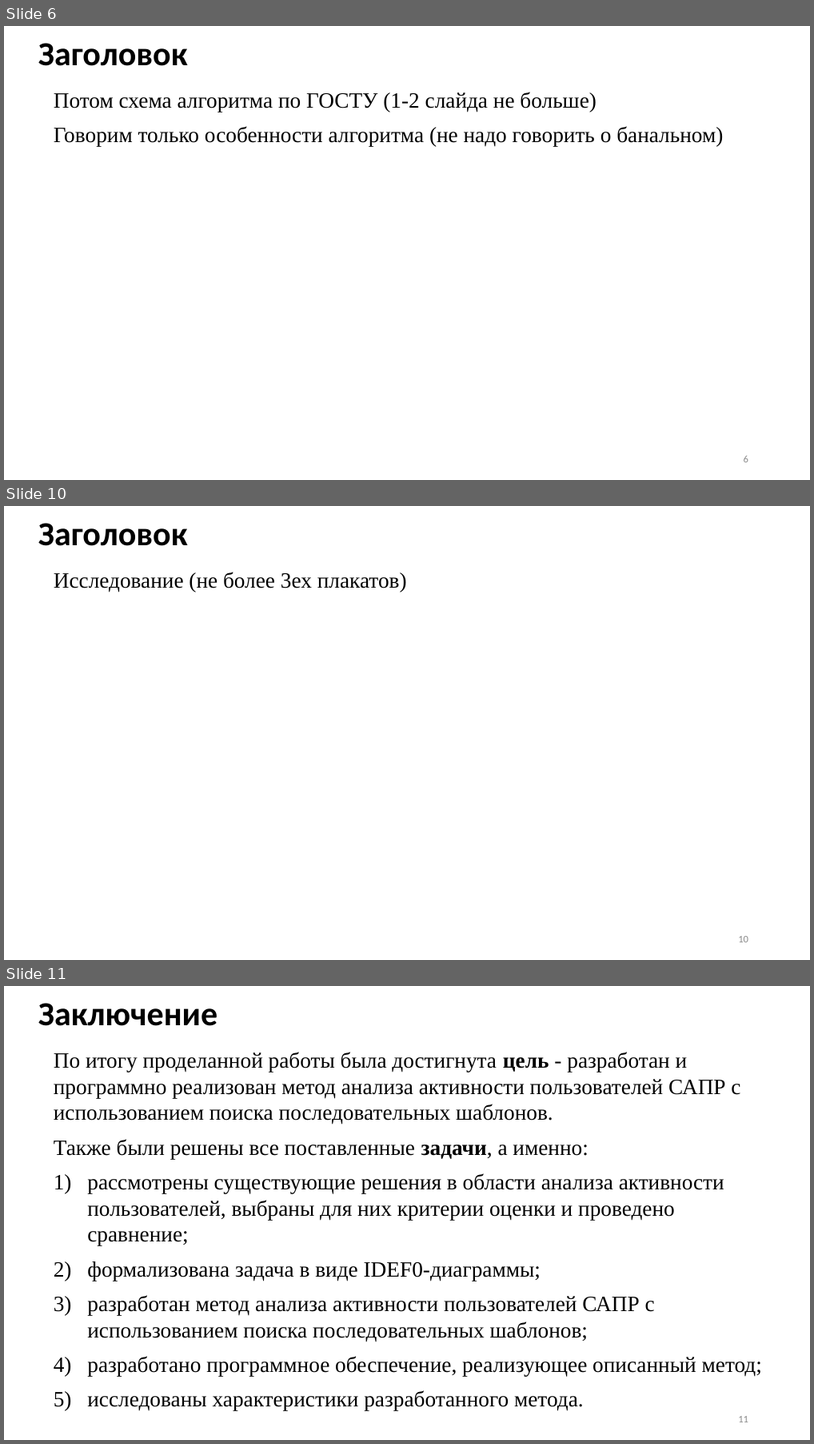
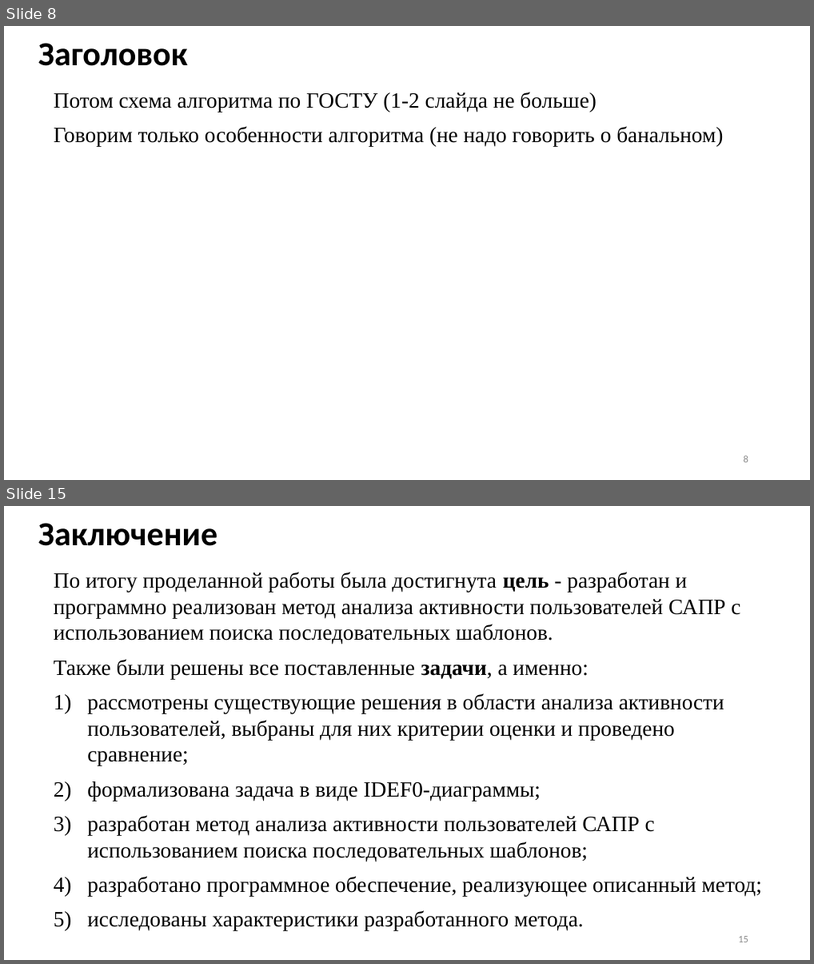
Before and after one commit to Inlucker/8semestr, a slide deck: ВКР/Презентация/ПронинАС_ВКР_презентация.pptx. Shown one above the other, each under a label of ours: slides 6, 10 and 11 before the commit, slides 8 and 15 after it; the slides between them are not shown. The pictures are 814x1444 and 814x964 pixels, drawn with LibreOffice and Linux fonts; fonts in the diff are those of the drawing. Boxes give left, top, right and bottom in pixels: in the first picture for what was removed or moved away, otherwise in the second. Text is boxed around its words. In the diff, an @@ line names an element or a change of style, - is before the commit and + after.

```diff
--- a/ВКР/Презентация/ПронинАС_ВКР_презентация.pptx
+++ b/ВКР/Презентация/ПронинАС_ВКР_презентация.pptx
@@ slide 10 removed at [4, 506, 810, 960], background #FFFFFF @@
@@ title removed at [38, 523, 188, 546] @@
-Заголовок
@@ text removed at [54, 572, 407, 592] @@
-Исследование (не более 3ех плакатов)
@@ page number removed at [738, 936, 749, 942] @@
-10
@@ what was slide 6 is now slide 8 @@
@@ what was slide 11 is now slide 15 @@
@@ page number at [738, 936, 749, 942]: text changed @@
-11
+15
```
Also in this commit, not shown: 5 slides changed, 7 slides added, 2 other slides removed, 14 other files.
